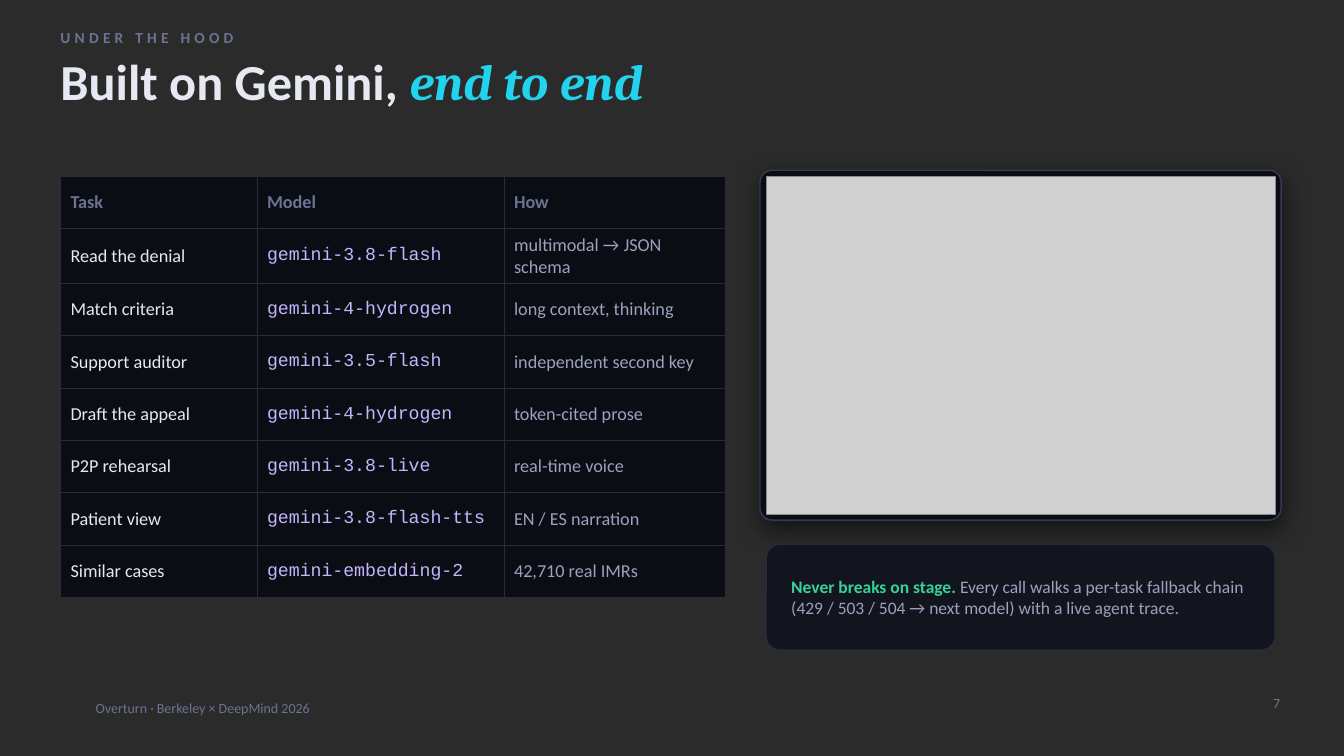
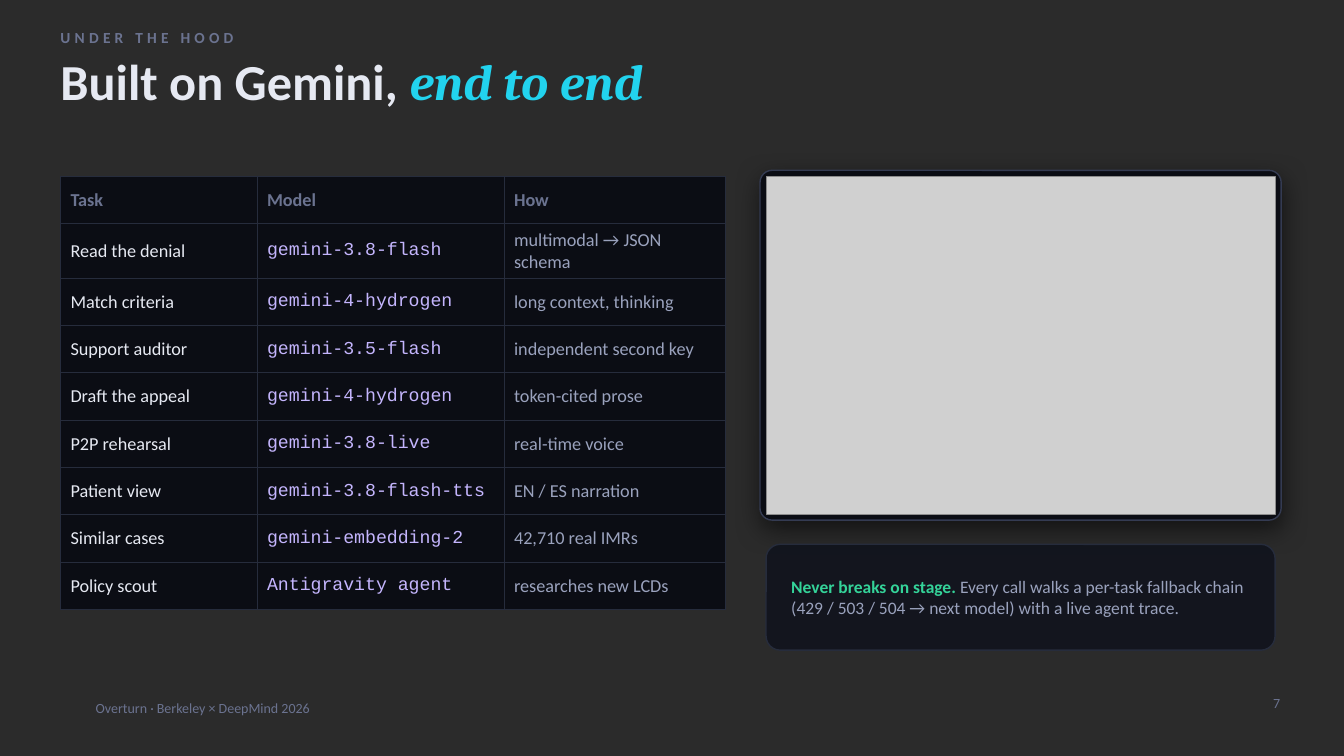
Before and after one commit to vnmoorthy/overturn, a slide deck: slide 7 of deck/Overturn-pitch-deck.pptx. Drawn at 1344x756 pixels with LibreOffice and Linux fonts; fonts in the diff are those of the drawing; grey boxes stand for pictures; background and template pictures are left out; a plain dark background stands for a picture behind light text. Boxes give left, top, right and bottom in pixels: in the first picture for what was removed or moved away, otherwise in the second. Text is boxed around its words. In the diff, an @@ line names an element or a change of style, - is before the commit and + after.

```diff
--- a/deck/Overturn-pitch-deck.pptx
+++ b/deck/Overturn-pitch-deck.pptx
@@ table at bbox=[60, 176, 726, 599] @@
+row 9: Policy scout | Antigravity agent | researches new LCDs
```
Also in this commit, not shown: 16 other files.
